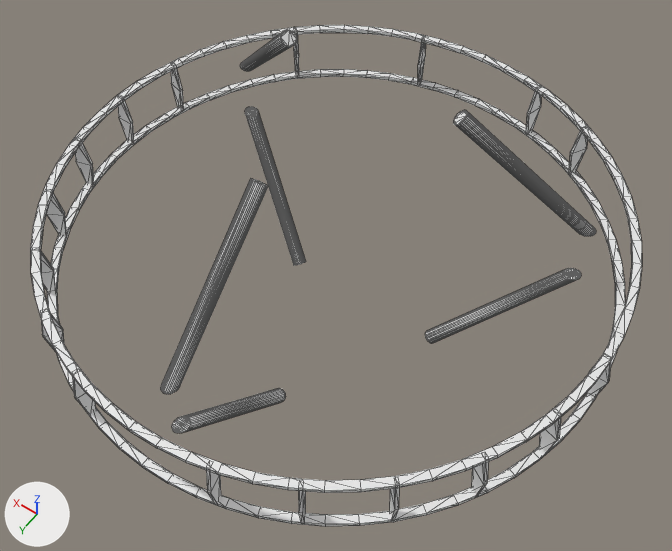
The OBJ model cosmodrone/assets/station-parts/generated/platform_supports.obj: old version first, new version second.
Both versions are drawn from a 50 mm lens placed at (-1.109, 1.554, 2.234), pointed at (-0.058, 0.082, -0.079). The lights are fixed; the arrows at lower left show +X, +Y and +Z. Mesh edges are drawn as thin lines. Where no turn or scale is listed for an object, it has been applied to the vertices.

Objects in the first picture: 'Cube.011_Cube.107'.
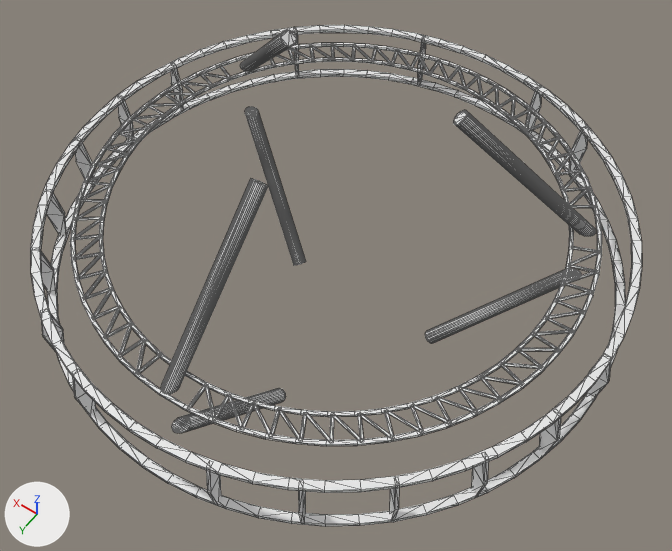
What differs and where, as boxes [x1, y1, x2, y2] in the pictures (672 x 551 px):
'Circle_Circle.001', added: after [70, 43, 602, 446]

The change, as a list of edits to the scene's bpy script:
```text
Add me_circle_circle_001:
    me_circle_circle_001.from_pydata(...)  # 1448 vertices, 2428 faces; spans x -0.8..0.8, y -0.8..0.8, z 0.11..0.12
Add ob_circle_circle_001:
    ob_circle_circle_001 = bpy.data.objects.new('Circle_Circle.001', me_circle_circle_001)
    ob_circle_circle_001.location = (0.0, 0.0, 0.0)
```
